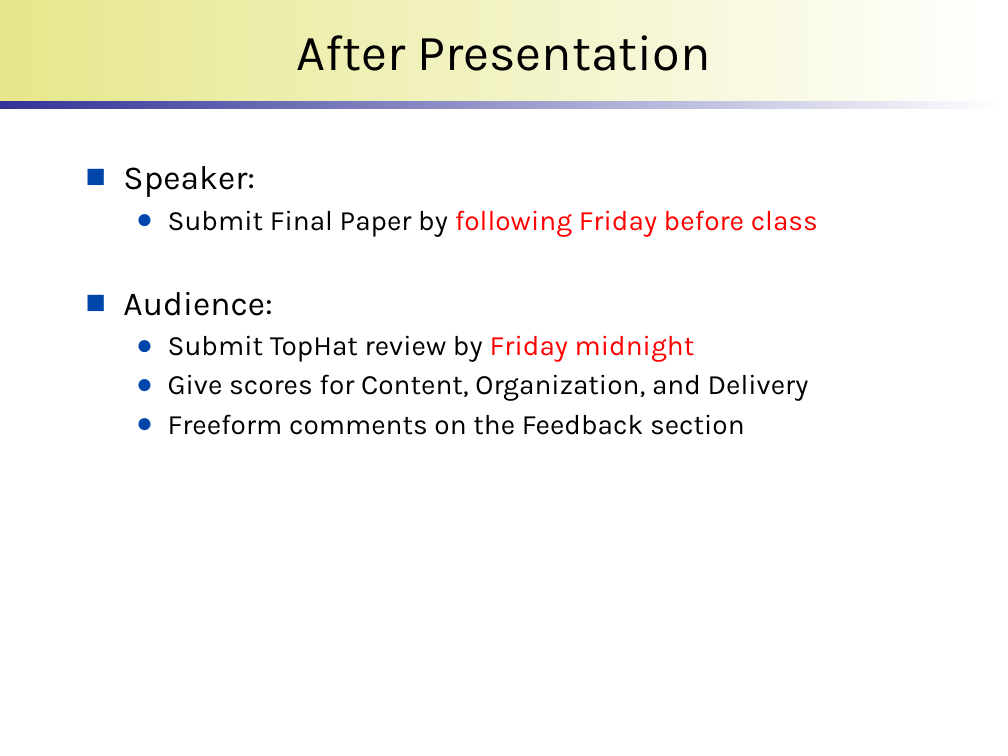
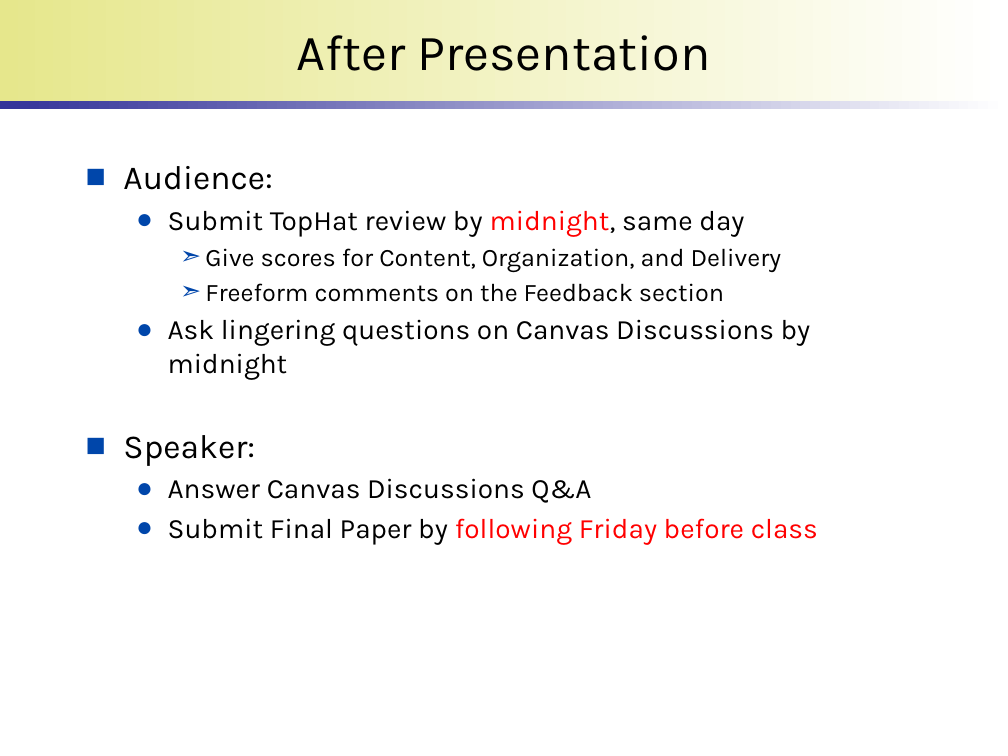
Before and after one commit to wonsunahn/Capstone_Fall2023, a slide deck: slide 10 of lectures/introduction-internship.pptx. Drawn at 1008x756 pixels with LibreOffice and Linux fonts; fonts in the diff are those of the drawing; background and template pictures are left out. Boxes give left, top, right and bottom in pixels: in the first picture for what was removed or moved away, otherwise in the second. Text is boxed around its words. In the diff, an @@ line names an element or a change of style, - is before the commit and + after.

```diff
--- a/lectures/introduction-internship.pptx
+++ b/lectures/introduction-internship.pptx
@@ text at box(123, 166, 818, 237): paragraphs removed @@
-■ Speaker:
-  ● Submit Final Paper by following Friday before class
@@ text at box(168, 210, 744, 237): text changed @@
-  ● Submit TopHat review by Friday midnight
+  ● Submit TopHat review by midnight, same day
@@ text at box(205, 248, 782, 302): size 20 to 18 pt in "Give scores for Content, Organization, and Delivery", "Freeform comments on the Feedback section"; bullet ● to ➣; list level 2 to 3 in "Give scores for Content, Organization, ..."; list level 2 to 3 in "Freeform comments on the Feedback ..." @@
@@ text at box(123, 319, 818, 545): paragraphs added @@
+  ● Ask lingering questions on Canvas Discussions by midnight
+■ Speaker:
+  ● Answer Canvas Discussions Q&A
+  ● Submit Final Paper by following Friday before class
```
Also in this commit, not shown: 3 other slides changed.
